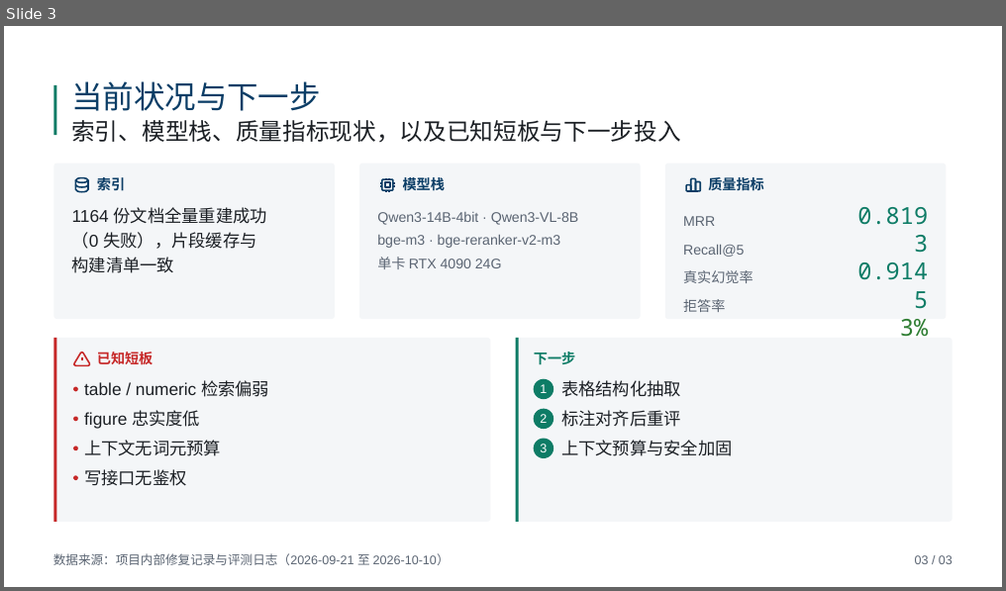
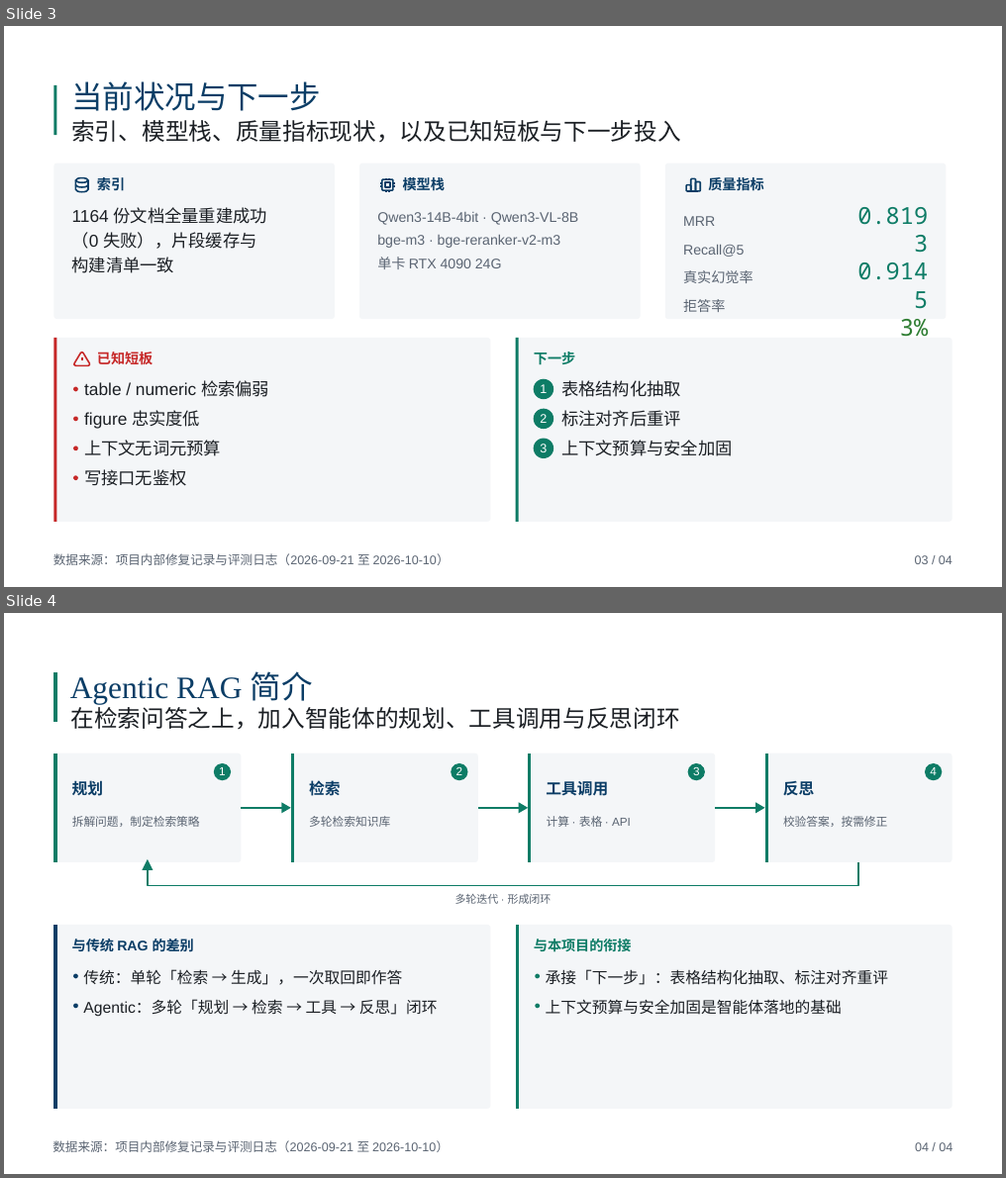
Before and after one commit to RazorStone21/energy_rag, a slide deck: docs/energy-rag-report_20261011_155700.pptx. Shown one above the other, each under a label of ours: slide 3 before the commit, slides 3 and 4 after it. The pictures are 1006x591 and 1006x1178 pixels, drawn with LibreOffice and Linux fonts; fonts in the diff are those of the drawing. Boxes give left, top, right and bottom in pixels: in the first picture for what was removed or moved away, otherwise in the second. Text is boxed around its words. In the diff, an @@ line names an element or a change of style, - is before the commit and + after.

```diff
--- a/docs/energy-rag-report_20261011_155700.pptx
+++ b/docs/energy-rag-report_20261011_155700.pptx
@@ slide 4 added at (4,613,1002,1174), background #FFFFFF @@
@@ text added at (70,671,313,704), 30 pt, text #0B3D66 @@
+Agentic RAG 简介
@@ freeform shape added at (54,672,57,722), fill #0E7C66 @@
@@ text added at (70,704,680,730), 22.5 pt, text #1B1F24 @@
+在检索问答之上，加入智能体的规划、工具调用与反思闭环
@@ group added at (54,754,952,904): 13 texts, 12 freeform shapes, 4 rounded rectangles, 4 ellipses @@
+1
+规划
+拆解问题，制定检索策略
+2
+检索
+多轮检索知识库
+3
+工具调用
+计算 · 表格 · API
+4
+反思
+校验答案，按需修正
+多轮迭代 · 形成闭环
@@ group added at (54,925,491,1109): 3 texts, 2 ellipses, 1 rounded rectangle, 1 freeform shape @@
+与传统 RAG 的差别
+传统：单轮「检索 → 生成」，一次取回即作答
+Agentic：多轮「规划 → 检索 → 工具 → 反思」闭环
@@ group added at (515,925,951,1109): 3 texts, 2 ellipses, 1 rounded rectangle, 1 freeform shape @@
+与本项目的衔接
+承接「下一步」：表格结构化抽取、标注对齐重评
+上下文预算与安全加固是智能体落地的基础
@@ text added at (53,1141,449,1153), 12 pt, text #5A6472 @@
+数据来源：项目内部修复记录与评测日志（2026-09-21 至 2026-10-10）
@@ text added at (915,1143,952,1152), 12 pt, text #5A6472 @@
+04 / 04
@@ slide 3 changed as well @@
@@ text at (915,556,952,565): text changed @@
-03 / 03
+03 / 04
```
Also in this commit, not shown: 2 other slides changed, 35 other files.
